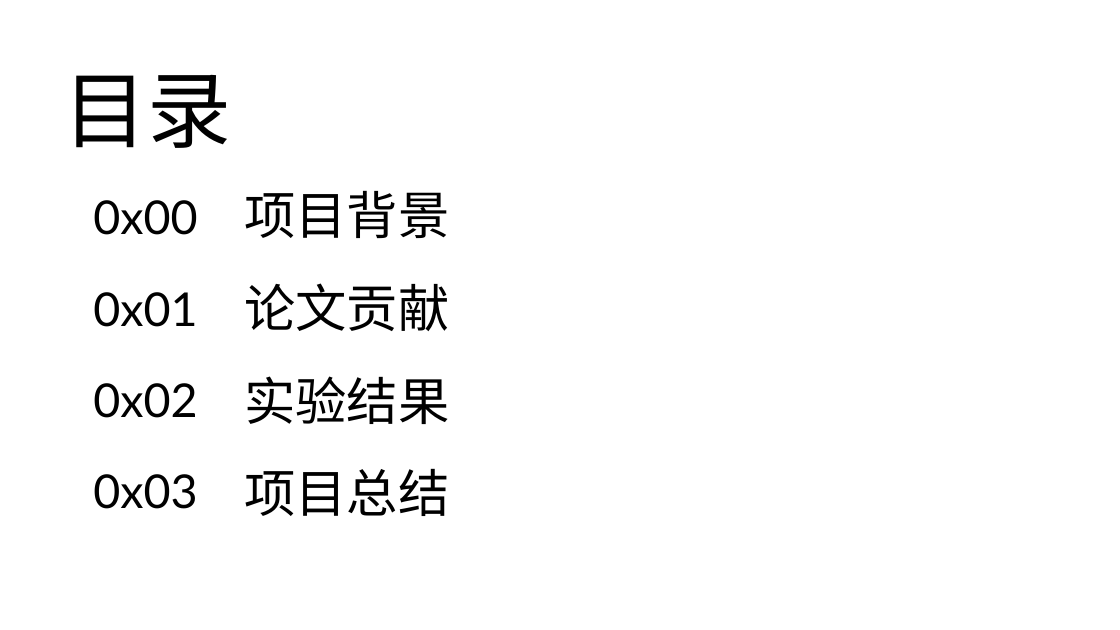
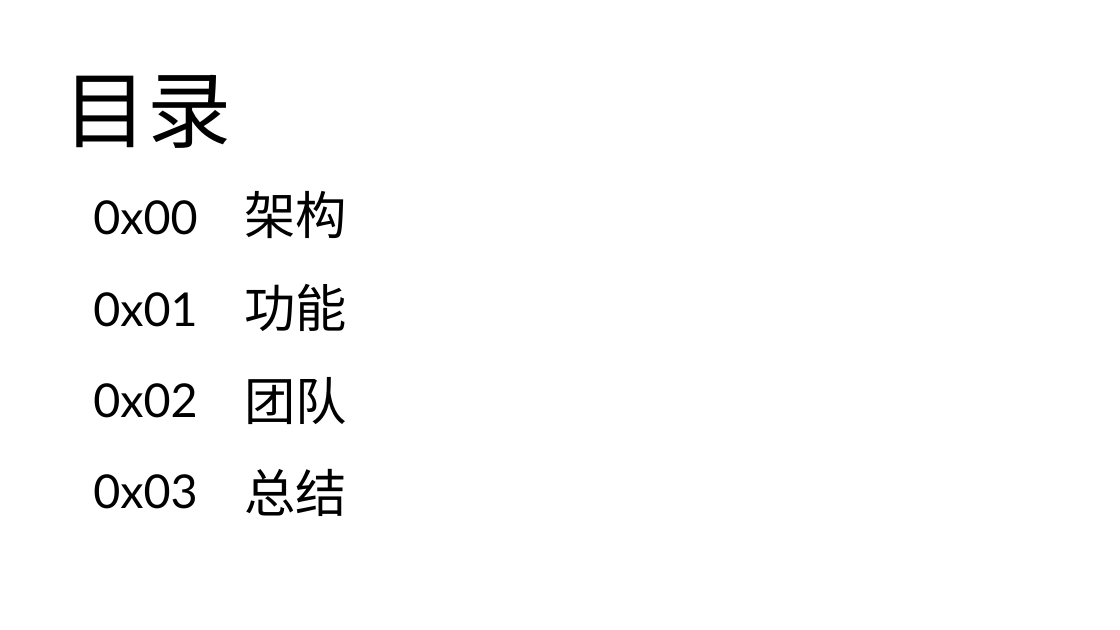
Before and after one commit to YXHXianYu/2024-BJTU-API-Project, a slide deck: slide 2 of FinalProject-Tiktok/docs/大作业答辩.pptx. Drawn at 1120x630 pixels with LibreOffice and Linux fonts; fonts in the diff are those of the drawing; background and template pictures are left out. Boxes give left, top, right and bottom in pixels: in the first picture for what was removed or moved away, otherwise in the second. Text is boxed around its words. In the diff, an @@ line names an element or a change of style, - is before the commit and + after.

```diff
--- a/FinalProject-Tiktok/docs/大作业答辩.pptx
+++ b/FinalProject-Tiktok/docs/大作业答辩.pptx
@@ text at (x1=244, y1=191, x2=347, y2=516): text changed @@
-项目背景
-论文贡献
-实验结果
-项目总结
+架构
+功能
+团队
+总结
```
Also in this commit, not shown: 2 other slides changed, 28 slides added, 11 slides removed, 26 other files.
